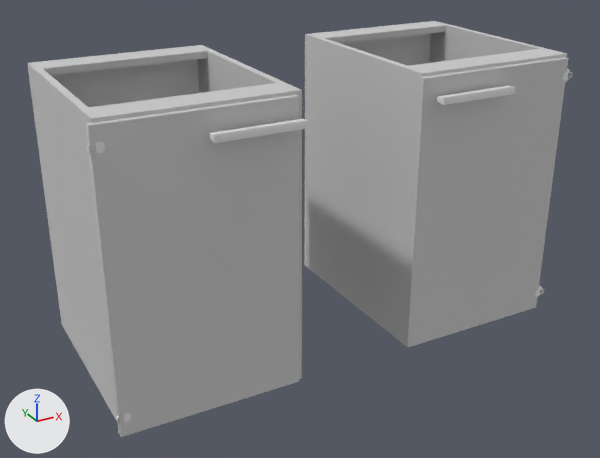
A saved change to the FBX model client/public/cabinet/custom_Kitchen_furnitures_down_45_cm_doors_St_1.fbx.
One viewpoint serves both versions: a 50 mm lens placed at (-0.0991, -0.2056, 0.1157), pointed at (-0.0035, -0.0318, 0.0288). Arrows for +X, +Y and +Z are at lower left; the lights stay in place. Where no turn or scale is listed for an object, it has been applied to the vertices.

Names of what the first picture shows: 'body_main_left', 'body_main_right', 'door_left', 'door_right', 'handler_left', 'handler_right', 'hange_left_bottom', 'hange_left_top'.
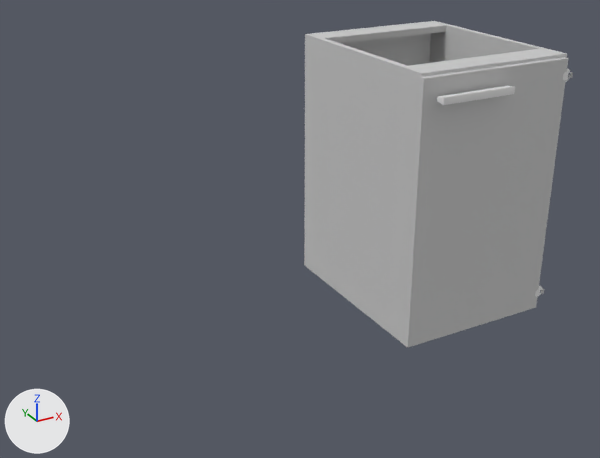
The newer file is also turned or shifted as a whole; pictures and numbers use the older file's frame.

What differs and where, as boxes (x1, y1, x2, y2) in the pictures (600 x 458 px):
'door_left', deleted: before (86, 95, 299, 437)
'body_main_left', deleted: before (27, 45, 302, 419)
'handler_left', deleted: before (210, 119, 308, 143)
'hange_left_top', deleted: before (87, 141, 105, 154)
'hange_left_bottom', deleted: before (116, 413, 131, 423)

Diff of the bpy script that builds the scene:
```diff
--- a/client/public/cabinet/custom_Kitchen_furnitures_down_45_cm_doors_St_1.fbx.py
+++ b/client/public/cabinet/custom_Kitchen_furnitures_down_45_cm_doors_St_1.fbx.py
@@ ob_handler_left @@
-ob_handler_left = bpy.data.objects.new('handler_left', me_mesh_001)
-ob_handler_left.location = (0.0, -0.0294, -0.0099)
@@ ob_door_left @@
-ob_door_left = bpy.data.objects.new('door_left', me_mesh)
-ob_door_left.location = (0.0, -0.0294, -0.0099)
@@ ob_hange_left_top @@
-ob_hange_left_top = bpy.data.objects.new('hange_left_top', me_mesh_003)
-ob_hange_left_top.location = (0.0, -0.0294, -0.0099)
@@ ob_body_main_left @@
-ob_body_main_left = bpy.data.objects.new('body_main_left', me_mesh_004)
-ob_body_main_left.location = (0.0, -0.0294, -0.0099)
@@ ob_hange_left_bottom @@
-ob_hange_left_bottom = bpy.data.objects.new('hange_left_bottom', me_mesh_002)
-ob_hange_left_bottom.location = (0.0, -0.0294, -0.0099)
```
